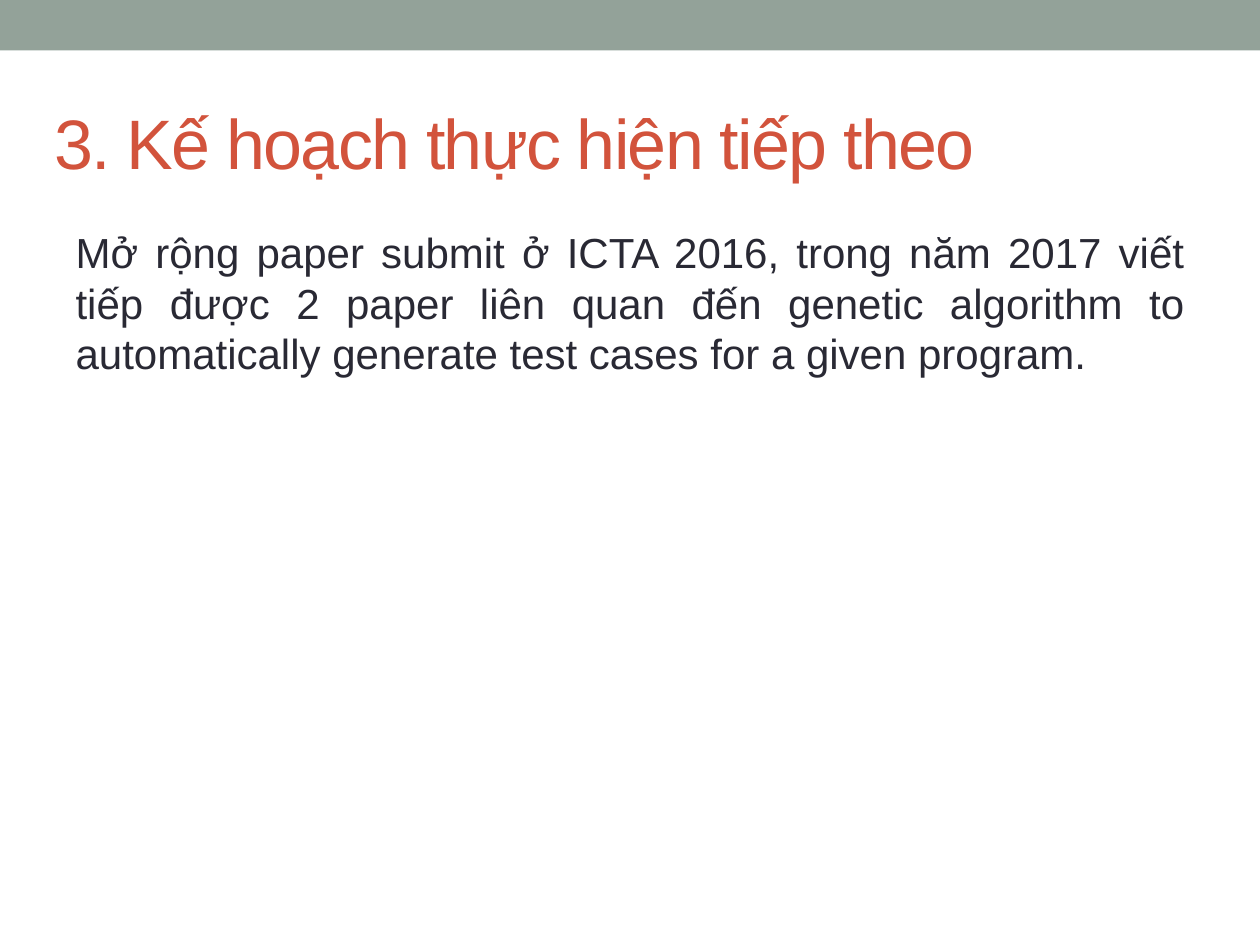
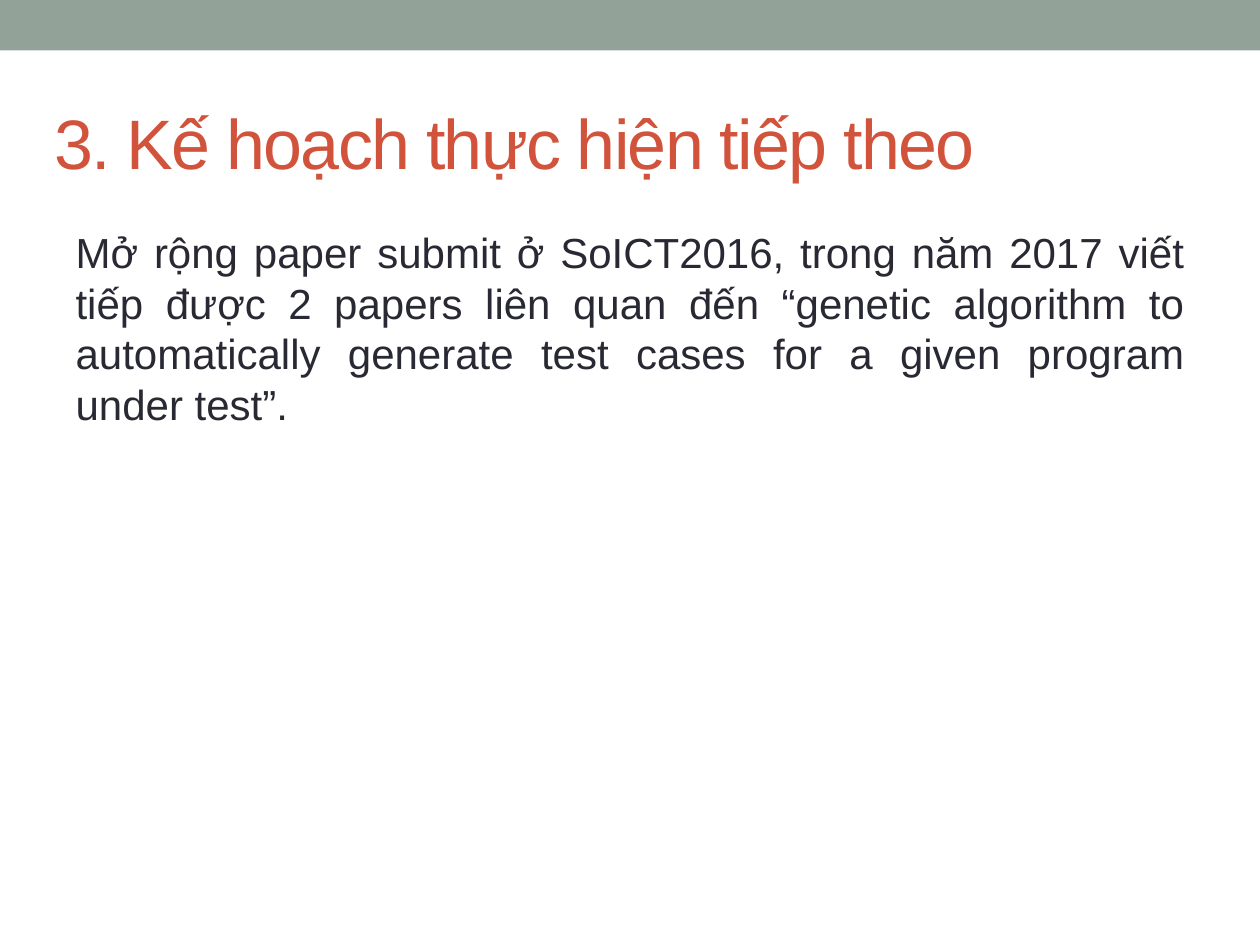
Before and after one commit to dinhngocthi/GAsource, a slide deck: slide 6 of CFT4CUnitSrc/src/report/DinhNgocThi-Baocaotiendo201612.pptx. Drawn at 1260x945 pixels with LibreOffice and Linux fonts; fonts in the diff are those of the drawing. Boxes give left, top, right and bottom in pixels: in the first picture for what was removed or moved away, otherwise in the second. Text is boxed around its words. In the diff, an @@ line names an element or a change of style, - is before the commit and + after.

```diff
--- a/CFT4CUnitSrc/src/report/DinhNgocThi-Baocaotiendo201612.pptx
+++ b/CFT4CUnitSrc/src/report/DinhNgocThi-Baocaotiendo201612.pptx
@@ text at bbox=[76, 235, 1184, 421]: text changed @@
-Mở rộng paper submit ở ICTA 2016, trong năm 2017 viết tiếp được 2 paper liên quan đến genetic algorithm to automatically generate test cases for a given program.
+Mở rộng paper submit ở SoICT2016, trong năm 2017 viết tiếp được 2 papers liên quan đến “genetic algorithm to automatically generate test cases for a given program under test”.
```
Also in this commit, not shown: 1 other slide changed, 4 other files.
